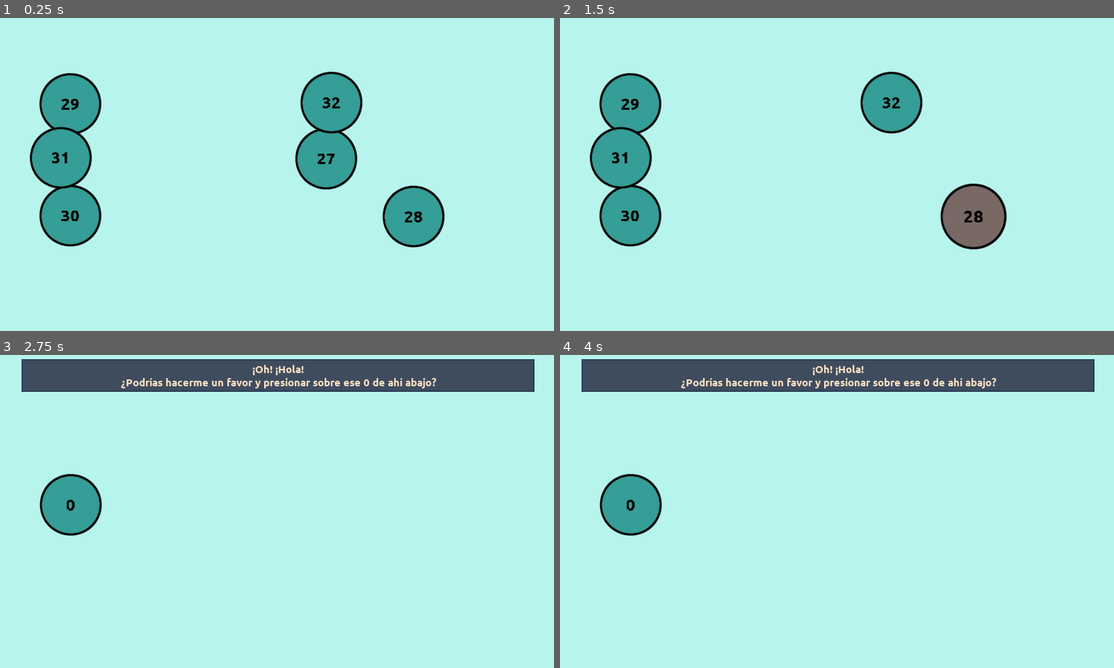
Above: before the commit, frames 1-4 (two rows, left to right).
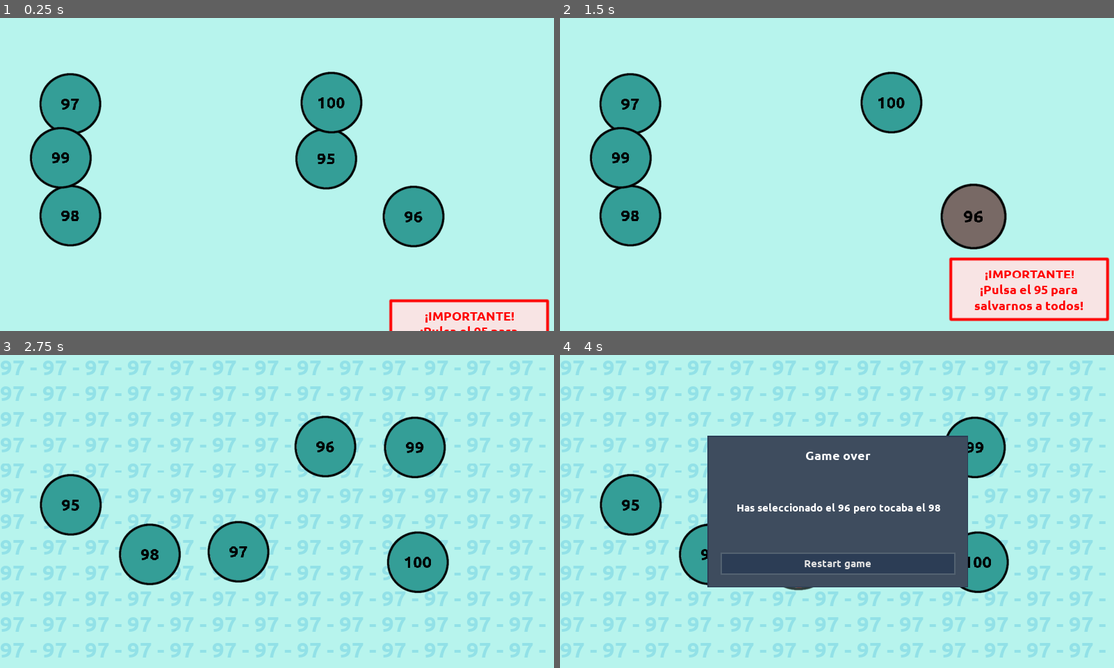
Above: after the commit, the same moments.

Repository: moisesjbc/contando-hasta-100
Game: Godot game, scene res://gameplay/main/main.tscn
Two runs of this game, one before a commit and one after it. Both use one fixed random seed, a clock stepped at 60 frames per second and the inputs below.
Inputs (mouse positions are in pixels of both pictures, inside the frame that each line leads up to):
- Up to frame 1 (0.25 s): no input
- Up to frame 2 (1.5 s): move the mouse to (886, 158) at 0.52 s; click (886, 158) at 0.67 s; move the mouse to (975, 215) at 1.27 s; click (975, 215) at 1.42 s
- Up to frame 3 (2.75 s): click "Restart game" at 2 s
- Up to frame 4 (4 s): tap Enter at 2.75 s; move the mouse to (892, 442) at 2.77 s; click (892, 442) at 2.92 s; move the mouse to (809, 574) at 3.52 s; click (809, 574) at 3.67 s

The runs differ from the first frame. In frame 1, 3.3% of the frame differs, in the area x 9-100%, y 25-100%; in frame 2, 6.2%; in frame 3, 31%; in frame 4, 45%, in the area x 0-99%, y 1-97%.

Commit message:
Adjust victory condition and screen

Diff:
--- a/godot-project/gameplay/gui/game_over_screen/game_over_screen.gd
+++ b/godot-project/gameplay/gui/game_over_screen/game_over_screen.gd
@@ -8,9 +8,12 @@
 	visible = true
 	main = new_main
 
+	$panel/margin_container/vbox_container/taunt.visible = (taunt != null) or (selected_value == expected_value)
+
 	if selected_value == expected_value:
-		$panel/margin_container/vbox_container/title.text = "¡VICTORIA (*)!"
-		$panel/margin_container/vbox_container/summary.text = "(*) Al menos en esta demo. ¡Gracias por jugar!"
+		$panel/margin_container/vbox_container/title.text = "¡VICTORIA!"
+		$panel/margin_container/vbox_container/summary.text = "¡Gracias por jugar!"
+		$panel/margin_container/vbox_container/taunt.text = "Me arrodillo ante tu capacidad de concentración.\nNo da para dedicarte una peli pero por algo se empieza."
 	else:
 		$panel/margin_container/vbox_container/title.text = "Game over"
 		$panel/margin_container/vbox_container/summary.text = "Has seleccionado el {selected_value} pero tocaba el {expected_value}".format({
@@ -20,10 +23,10 @@
 		if taunt:
 			$panel/margin_container/vbox_container/taunt.text = taunt
 
-	$panel/margin_container/vbox_container/taunt.visible = (taunt != null)
+
 
 
 func _on_restart_button_pressed():
 	get_tree().paused = false
 	visible = false
-	main.set_level(0)
+	main.set_level(main.first_level)
--- a/godot-project/gameplay/main/main.gd
+++ b/godot-project/gameplay/main/main.gd
@@ -78,7 +78,7 @@
 
 
 func is_victory():
-	return current_level >= 70
+	return current_level >= 100
 
 
 func get_random_number():
--- a/godot-project/gameplay/main/main.tscn
+++ b/godot-project/gameplay/main/main.tscn
@@ -11,7 +11,7 @@
 
 [node name="main" type="Node2D"]
 script = ExtResource( 3 )
-first_level = 30
+first_level = 98
 
 [node name="taunt_background" parent="." instance=ExtResource( 6 )]
 
